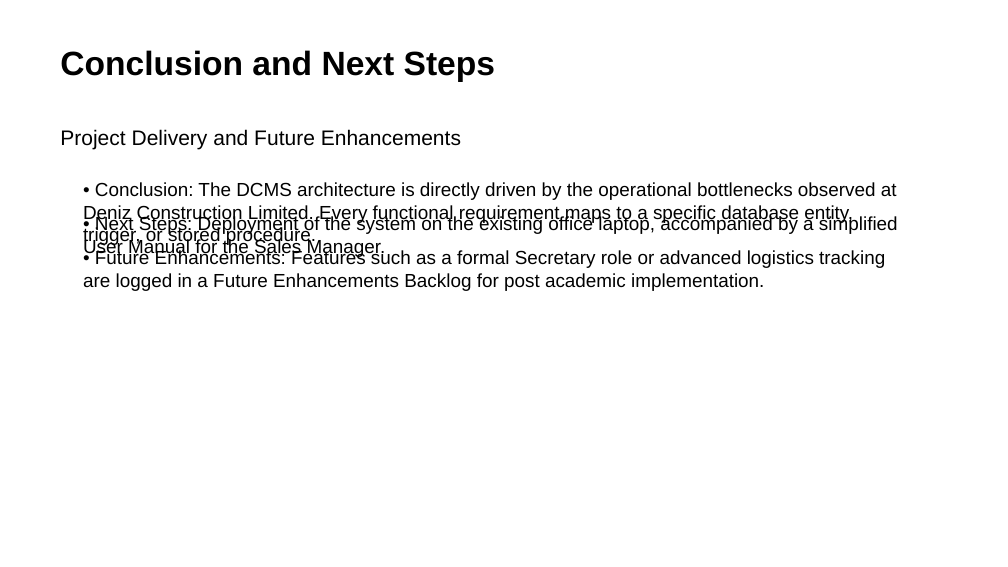
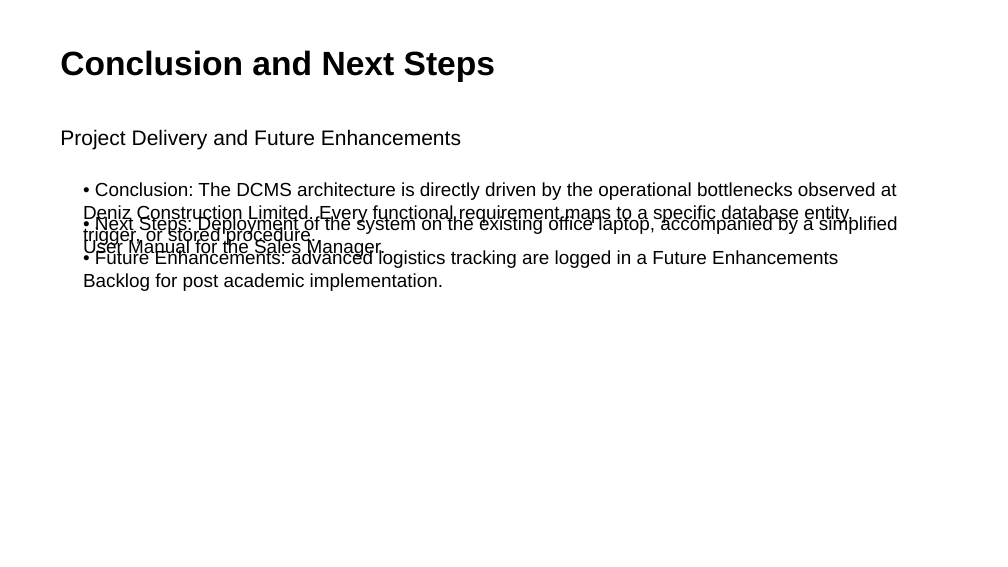
Before and after one commit to mugmarp/requirements-engineering-project-exercise, a slide deck: slide 10 of project_deliverables/PhaseFinal_Grand-Project-Presentation.pptx. Drawn at 1008x567 pixels with LibreOffice and Linux fonts; fonts in the diff are those of the drawing. Boxes give left, top, right and bottom in pixels: in the first picture for what was removed or moved away, otherwise in the second. Text is boxed around its words. In the diff, an @@ line names an element or a change of style, - is before the commit and + after.

```diff
--- a/project_deliverables/PhaseFinal_Grand-Project-Presentation.pptx
+++ b/project_deliverables/PhaseFinal_Grand-Project-Presentation.pptx
@@ text at (x1=83, y1=249, x2=838, y2=291): text changed @@
-• Future Enhancements: Features such as a formal Secretary role or advanced logistics tracking are logged in a Future Enhancements Backlog for post academic implementation.
+• Future Enhancements: advanced logistics tracking are logged in a Future Enhancements Backlog for post academic implementation.
```
Also in this commit, not shown: 1 other slide changed, 5 other files.
